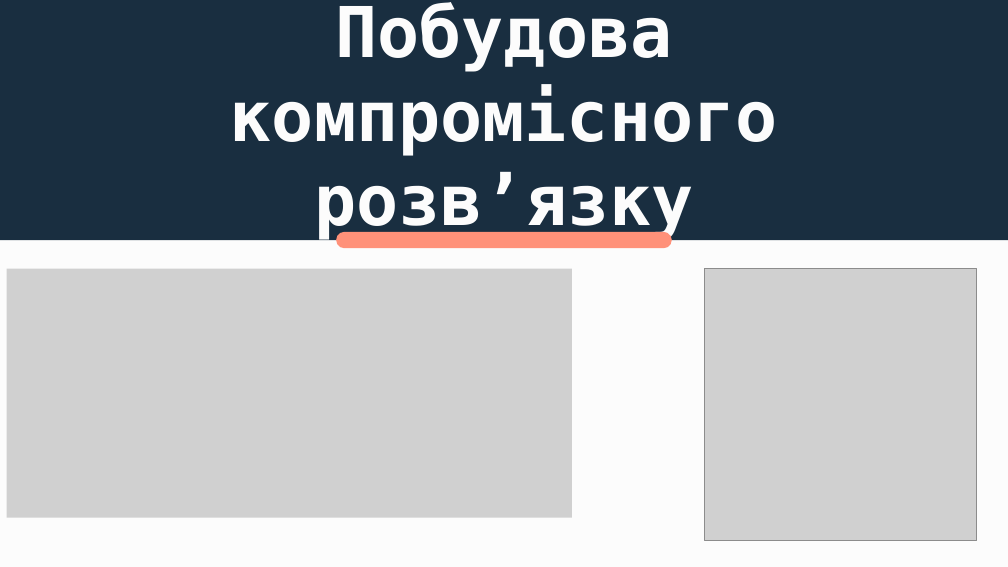
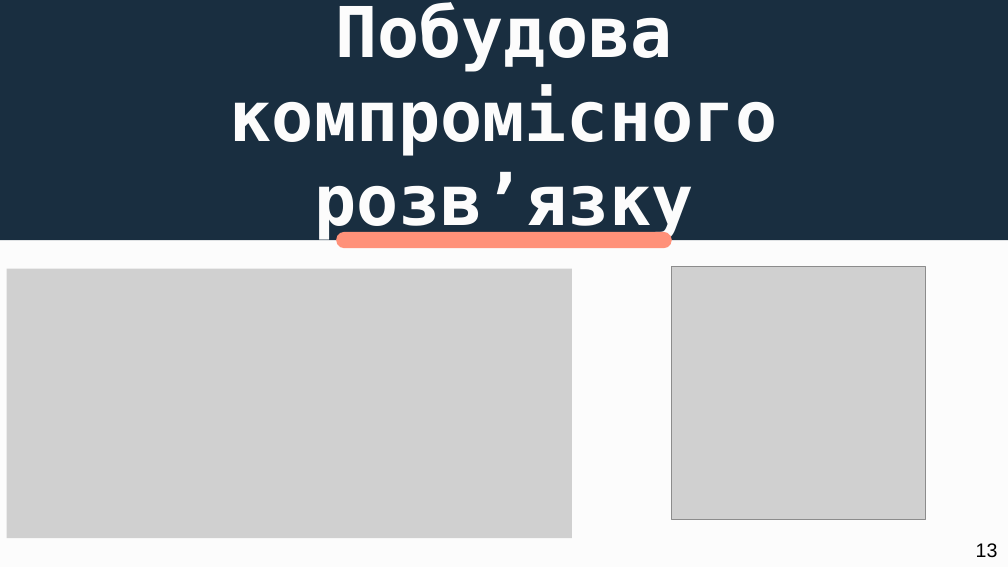
Before and after one commit to oleksandravozniuk/DiplomaDoc, a slide deck: slide 12 of vozniuk_sem2.pptx (slide 14 before the commit). Drawn at 1008x567 pixels with LibreOffice and Linux fonts; fonts in the diff are those of the drawing; grey boxes stand for pictures. Boxes give left, top, right and bottom in pixels: in the first picture for what was removed or moved away, otherwise in the second. Text is boxed around its words. In the diff, an @@ line names an element or a change of style, - is before the commit and + after.

```diff
--- a/vozniuk_sem2.pptx
+++ b/vozniuk_sem2.pptx
@@ picture: place and size @@
-picture at box(7, 269, 573, 518)
+picture at box(7, 269, 573, 538)
@@ picture: place and size @@
-picture at box(705, 268, 977, 541)
+picture at box(672, 266, 925, 519)
@@ text added at box(976, 543, 998, 558), 14 pt, text #000000 @@
+13
```
Also in this commit, not shown: 10 other slides changed, 9 slides added, 2 slides removed, 26 other files.
